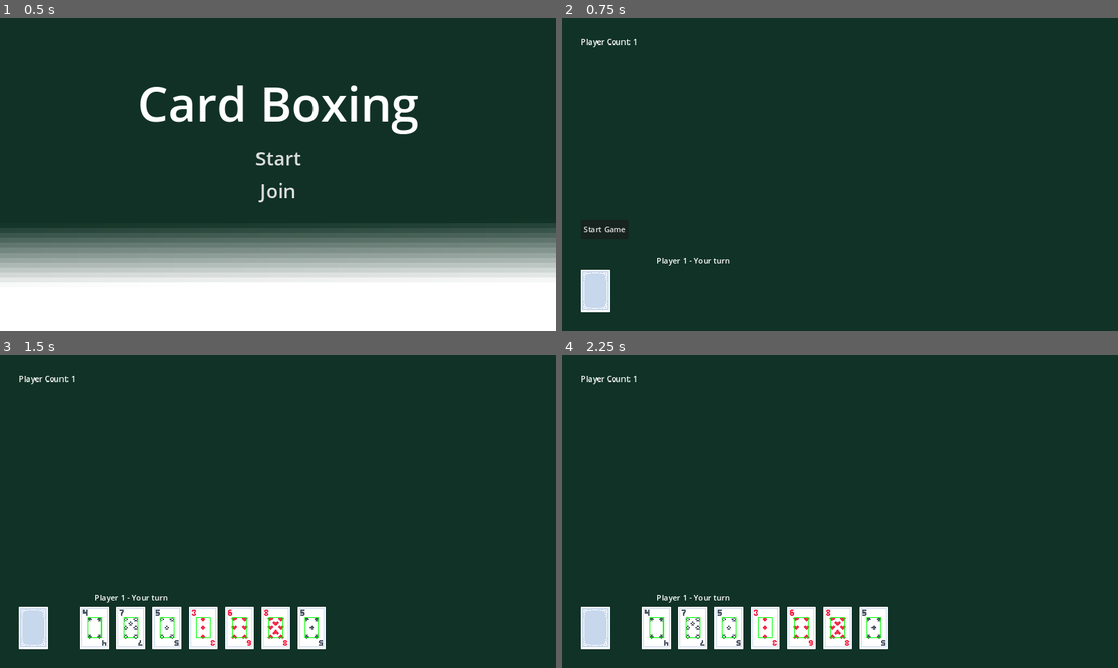
Above: before the commit, frames 1-4 (two rows, left to right).
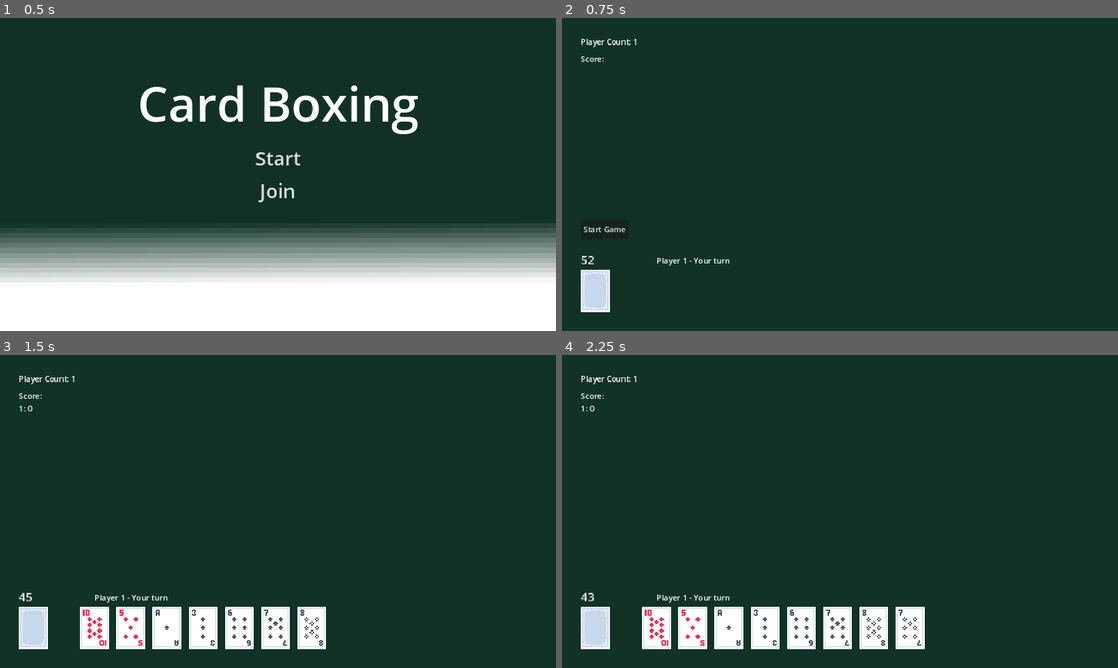
Above: after the commit, the same moments.

Repository: campavao/card-boxing
Game: Godot game, scene res://main.tscn
Two runs of this game, one before a commit and one after it. Both use one fixed random seed, a clock stepped at 60 frames per second and the inputs below.
Inputs (mouse positions are in pixels of both pictures, inside the frame that each line leads up to):
- Up to frame 1 (0.5 s): no input
- Up to frame 2 (0.75 s): click "Start" at 0.5 s
- Up to frame 3 (1.5 s): click "Start Game" at 1.25 s
- Up to frame 4 (2.25 s): tap Enter at 2 s; drag from (595, 627) to (767, 627) at 2.02 s

Frame 1 is identical in both runs. In frame 2, less than 0.1% of the frame differs, in the area x 3-8%, y 12-79%; in frame 3, 0.7%; in frame 4, 1.4%, in the area x 3-66%, y 12-94%.
Error before the commit: Attempt to call function 'set_meta' in base 'null instance' on a null instance. (res://GameManager.gd:38)
Error after the commit: Attempt to call function 'set_meta' in base 'null instance' on a null instance. (res://GameManager.gd:34)

Commit message:
better card pickup

Diff:
--- a/Card.gd
+++ b/Card.gd
@@ -4,16 +4,12 @@
 var card_scene = preload("res://card.tscn")
 
 @onready var Face := $Face
-#@onready var Zone1 := $Zones/SouthZone
-#@onready var Zone2 := $Zones/WestZone
-#@onready var Zone3 := $Zones/NorthZone
-#@onready var Zone4 := $Zones/EastZone
 
 var table
 
 var ZONES: Array[Node] = []
 
-var is_placed = false
+@export var is_placed = false
 
 # Ace to King
 @export var number: Global.Numbers
@@ -21,8 +17,6 @@
 @export var player: Player
 
 signal remove_card(card: Card)
-
-var connected: Array[Card]
 
 var previous_location: Vector2
 
--- a/GameManager.gd
+++ b/GameManager.gd
@@ -4,9 +4,7 @@
 
 var active_player_id: int = 1
 
-
-func populate_hands():
-	pass
+var score: Dictionary = {}
 
 func get_active_player():
 	return get_player(active_player_id)
@@ -14,7 +12,6 @@
 func get_player(player_id):
 	for child in get_tree().current_scene.get_node('Players/Spawn').get_children():
 		if child.name == str(player_id):
-			Global.print('active player %s' % child)
 			return child
 
 @rpc('any_peer', 'call_local', 'reliable')
@@ -29,21 +26,19 @@
 
 	var new_player = spawn.get_child(new_index)
 	active_player_id = new_player.player_id
-
-
+	Events.emit_signal('pickup_card')
 
 @rpc('any_peer', 'call_local', 'reliable')
 func place_card(position, rotation, number, suit, zone, parent_name):
 	var card = card_scene.instantiate()
 	card.set_meta('author', name)
-	card.set_multiplayer_authority(get_multiplayer_authority())
+	card.set_multiplayer_authority(active_player_id)
 	card.number = number
 	card.suit = suit
 	card.global_position = position
 	card.global_rotation = rotation
 	card.scale = Vector2(1, 1)
 	card.is_placed = true
-	Global.print('adding card %s' % card)
 	var table = get_tree().current_scene.get_node('Table')
 	table.add_child(card, true)
 	table.is_empty = false
@@ -62,6 +57,25 @@
 
 func delete_zone(card: Card, zone_to_delete: Global.Directions):
 	for zone in card.ZONES:
-		if is_instance_valid(zone) and zone.zone_placement == zone_to_delete:
-			Global.print('deleting zone %s' % zone_to_delete)
+		if is_instance_valid(zone) and zone is CardZone and zone.zone_placement == zone_to_delete:
 			zone.queue_free()
+
+func init_score():
+	for child in get_tree().current_scene.get_node('Players/Spawn').get_children():
+		add_player_to_score(child.player_id)
+
+	update_score_label()
+
+func add_player_to_score(player_id):
+	score[player_id] = 0
+
+func update_score(player_id):
+	score[player_id] += 1
+	update_score_label()
+
+func update_score_label():
+	var label = get_tree().current_scene.get_node('UI/Score')
+	label.text = 'Score:'
+	for player_id in score:
+		var value = score[player_id]
+		label.text += '\n' + str(player_id) + ': ' + str(value)
--- a/Hand.gd
+++ b/Hand.gd
@@ -10,11 +10,12 @@
 
 var previous_hand_size = 0
 
-func _process(_delta):
-	var hand_size = cards.size()
-	if hand_size > 0 and hand_size != previous_hand_size:
-		show_cards()
-		previous_hand_size = hand_size
+#func _process(_delta):
+	#var hand_size = cards.size()
+	#if hand_size > 0 and hand_size != previous_hand_size:
+		#Global.print('actually in here')
+		#show_cards()
+		#previous_hand_size = hand_size
 
 
 func show_cards():
@@ -42,10 +43,8 @@
 	show_cards()
 
 func _on_remove_card(card: Card):
-	Global.print('finding %s' % Global.get_number_name(card.number))
 	var found_card = find_card(card)
 	if found_card:
-		Global.print('erasing %s' % found_card)
 		cards.erase(found_card)
 		reshuffle()
 
--- a/card.tscn
+++ b/card.tscn
@@ -1,8 +1,9 @@
-[gd_scene load_steps=4 format=3 uid="uid://dyy1kt4ukd3d8"]
+[gd_scene load_steps=5 format=3 uid="uid://dyy1kt4ukd3d8"]
 
 [ext_resource type="Script" path="res://Card.gd" id="1_7c8dw"]
 [ext_resource type="Texture2D" uid="uid://bavp18ewuwhht" path="res://cardsLarge_tilemap.png" id="2_50c3l"]
 [ext_resource type="PackedScene" uid="uid://ctgdpr6jj43nl" path="res://cardzone.tscn" id="3_4uti3"]
+[ext_resource type="PackedScene" uid="uid://cu8xvkit45pet" path="res://square_completion_zone.tscn" id="4_3qo42"]
 
 [node name="Card" type="Node2D"]
 visibility_layer = 3
@@ -43,6 +44,12 @@
 rotation = 1.5708
 zone_placement = 2
 
+[node name="SquareCompletionZone1" parent="Zones" instance=ExtResource("4_3qo42")]
+position = Vector2(-39, 12)
+
+[node name="SquareCompletionZone2" parent="Zones" instance=ExtResource("4_3qo42")]
+position = Vector2(22, -28)
+
 [connection signal="area_entered" from="Zones/BaseZone" to="." method="_on_base_zone_area_entered"]
 [connection signal="area_exited" from="Zones/BaseZone" to="." method="_on_base_zone_area_exited"]
 [connection signal="input_event" from="Zones/BaseZone" to="." method="_on_base_zone_input_event"]
--- a/cardzone.gd
+++ b/cardzone.gd
@@ -79,13 +79,12 @@
 func _on_overlap_zone_area_entered(area):
 	if area is CardZone:
 		if area.is_base:
-			Global.print('base found')
 			queue_free()
 		elif area != self and area.parent.is_placed:
 			area.other_parents.append(parent)
 			if other_parents.size() > 0 and area.other_parents.size() > 0:
 				area.other_parents.append_array(other_parents)
-			Global.print('base entered. I am %s' % zone_placement)
+
 			#queue_free()
 
 func _on_mouse_entered():
--- a/cardzone.tscn
+++ b/cardzone.tscn
@@ -19,6 +19,7 @@
 shape = SubResource("RectangleShape2D_btaoa")
 
 [node name="DebugBorder" type="Node2D" parent="."]
+visible = false
 
 [node name="ColorRect" type="ColorRect" parent="DebugBorder"]
 offset_left = -20.0
--- a/deck.gd
+++ b/deck.gd
@@ -10,7 +10,10 @@
 	hide()
 	Events.connect('start_game', start)
 	Events.connect('populate_hand', _on_populate_hand)
+	Events.connect('pickup_card', _on_pickup_card)
 
+func _process(_delta):
+	$Label.text = str(deck.size())
 
 func start():
 	reset_deck()
@@ -26,6 +29,7 @@
 		click_deck()
 
 func reset_deck():
+	deck = []
 	for suit in Global.SUIT_INDEX:
 		for number in Global.NUMBER_INDEX:
 			var card = Global.CardDetails.new()
@@ -38,20 +42,54 @@
 	var player = GameManager.get_active_player()
 	if player.player_id != multiplayer.get_unique_id():
 		return
+
 	var is_first_card = table.is_empty
 	var next_card = deck.pick_random()
 
 	if is_first_card:
-		GameManager.place_card.rpc(table.first_spot.global_position, 0, next_card.number, next_card.suit, null, null)
+		GameManager.place_card.rpc(table.first_spot.global_position * 2, 0, next_card.number, next_card.suit, null, null)
 	else:
 		player.hand.push_card(next_card)
 
 	GameManager.next_active_player.rpc()
-	deck.erase(next_card)
+	var card_index = deck.find(next_card)
+	remove_card.rpc(card_index)
+
+func _on_pickup_card():
+	if multiplayer.get_unique_id() == GameManager.active_player_id:
+		Global.print('one pickup card')
+		var next_card = deck.pick_random()
+		push_card.rpc(deck.find(next_card))
+
+@rpc("any_peer", "call_local", "reliable")
+func push_card(card_index):
+	var player = GameManager.get_active_player()
+	var next_card = deck[card_index]
+	player.hand.push_card(next_card)
+	remove_card(card_index)
+
+func _on_populate_hand():
+	if multiplayer.get_unique_id() == get_multiplayer_authority():
+		populate_hands()
+		Global.print('one populate hands')
+
+func populate_hands():
+	var players = get_tree().current_scene.get_node('Players/Spawn').get_children()
+	for player in players:
+		for _index in 7:
+			var card = deck.pick_random()
+			var card_index = deck.find(card)
+			add_card_to_hand.rpc(player.player_id, card_index)
 
 
-func _on_populate_hand(player: Player):
-	for _index in 7:
-		var next_card = deck.pick_random()
-		player.hand.cards.append(next_card)
-		deck.erase(next_card)
+@rpc("any_peer", "call_local", "reliable")
+func add_card_to_hand(player_id, card_index):
+	var card = deck[card_index]
+	var this_player = GameManager.get_player(player_id)
+	this_player.hand.push_card(card)
+	deck.erase(card)
+
+@rpc("any_peer", 'call_local', 'reliable')
+func remove_card(card_index):
+	var card = deck[card_index]
+	deck.erase(card)
--- a/deck.tscn
+++ b/deck.tscn
@@ -17,4 +17,11 @@
 [node name="TopCard" type="CollisionShape2D" parent="."]
 shape = SubResource("RectangleShape2D_sgr45")
 
+[node name="Label" type="Label" parent="."]
+offset_left = -20.0
+offset_top = -54.0
+offset_right = 20.0
+offset_bottom = -31.0
+text = "0"
+
 [connection signal="input_event" from="." to="." method="_on_input_event"]
--- a/events.gd
+++ b/events.gd
@@ -4,4 +4,5 @@
 signal remove_placement_area(area: Area2D)
 
 signal start_game()
-signal populate_hand(player: Player)
+signal populate_hand()
+signal pickup_card()
--- a/main.gd
+++ b/main.gd
@@ -10,9 +10,10 @@
 func hide_start():
 	Events.emit_signal('start_game')
 	$"UI/Button".hide()
+	#$UI/Deck.populate_hands()
+	Events.emit_signal('populate_hand')
 
-	for child in %Spawn.get_children():
-		Events.emit_signal('populate_hand', child)
+	GameManager.init_score()
 
 func _on_spawn_child_entered_tree(node):
 	if node is Player:
--- a/main.tscn
+++ b/main.tscn
@@ -38,7 +38,15 @@
 offset_bottom = 61.0
 text = "Player Count: 0"
 
+[node name="Score" type="Label" parent="UI"]
+offset_left = 39.0
+offset_top = 73.0
+offset_right = 156.0
+offset_bottom = 96.0
+text = "Score:"
+
 [node name="Players" type="Node2D" parent="."]
+metadata/_edit_lock_ = true
 
 [node name="MultiplayerSpawner" type="MultiplayerSpawner" parent="Players"]
 _spawnable_scenes = PackedStringArray("res://player.tscn")
--- a/player.gd
+++ b/player.gd
@@ -28,7 +28,6 @@
 	mouse_position = %InputSync.mouse_position
 
 	if GameManager.active_player_id == player_id:
-		#Global.print(GameManager.active_player_id)
 		if " - Your turn" not in id_label.text:
 			id_label.text += " - Your turn"
 	elif " - Your turn" in id_label.text:
--- /dev/null
+++ b/square_completion_zone.gd
@@ -0,0 +1,35 @@
+extends Area2D
+class_name SquareCompletionZone
+
+@export var is_complete = false
+@export var is_disabled := true
+
+var connected = []
+
+var completor = null
+
+func _process(delta):
+	$CollisionShape2D.disabled = is_disabled
+
+
+func _on_area_entered(area):
+	if is_disabled:
+		return
+
+	var parent = get_parent().get_parent()
+	if area is SquareCompletionZone and !area.is_disabled:
+		var area_parent = area.get_parent().get_parent()
+		if parent.get_index() < area_parent.get_index():
+			return # only process for newest card
+
+		connected.append(area)
+
+		if area.connected.size() > 0:
+			connected.append_array(area.connected)
+
+		area.queue_free()
+
+		if connected.size() == 3:
+			is_complete = true
+			completor = parent.get_multiplayer_authority()
+			GameManager.update_score(completor)
--- /dev/null
+++ b/square_completion_zone.tscn
@@ -0,0 +1,17 @@
+[gd_scene load_steps=3 format=3 uid="uid://cu8xvkit45pet"]
+
+[ext_resource type="Script" path="res://square_completion_zone.gd" id="1_yeqqw"]
+
+[sub_resource type="RectangleShape2D" id="RectangleShape2D_lr4lo"]
+size = Vector2(16, 16)
+
+[node name="SquareCompletionZone" type="Area2D"]
+collision_layer = 524288
+collision_mask = 524288
+script = ExtResource("1_yeqqw")
+
+[node name="CollisionShape2D" type="CollisionShape2D" parent="."]
+position = Vector2(8, 8)
+shape = SubResource("RectangleShape2D_lr4lo")
+
+[connection signal="area_entered" from="." to="." method="_on_area_entered"]
